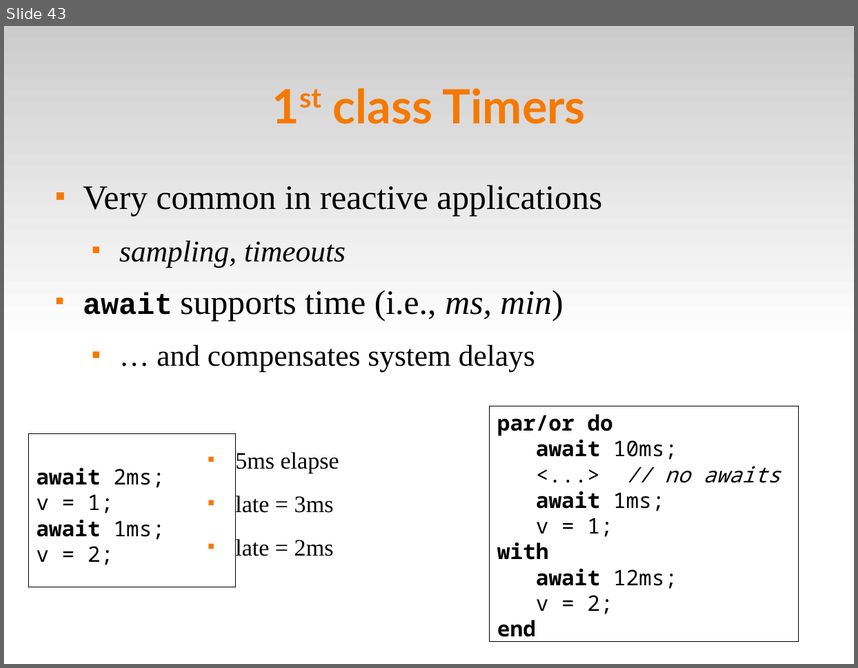
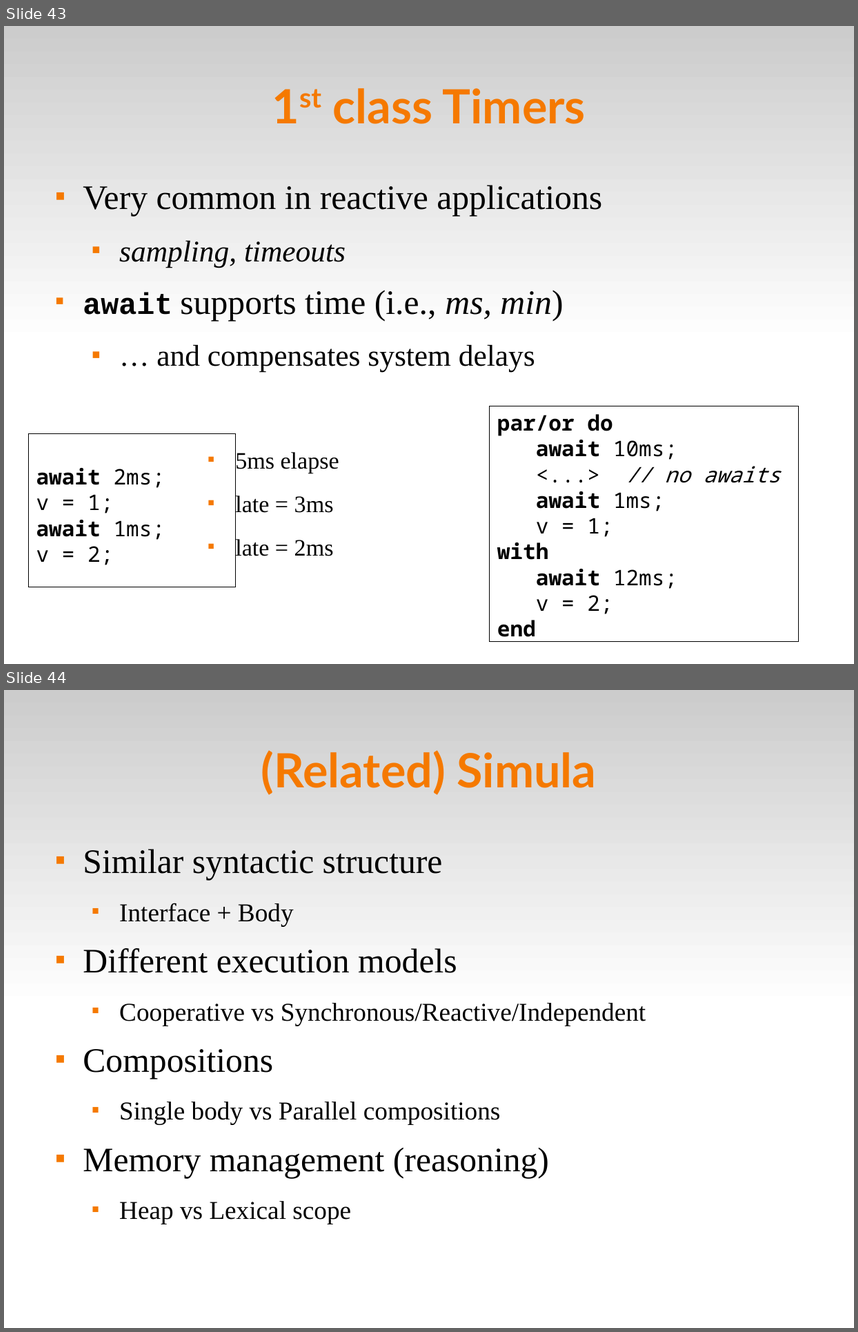
Before and after one commit to fsantanna-no/ceu-docs, a slide deck: ceu_stl.odp. Shown one above the other, each under a label of ours: slide 43 before the commit, slides 43 and 44 after it. The pictures are 858x668 and 858x1332 pixels, drawn with LibreOffice and Linux fonts; fonts in the diff are those of the drawing. Boxes give left, top, right and bottom in pixels: in the first picture for what was removed or moved away, otherwise in the second. Text is boxed around its words. In the diff, an @@ line names an element or a change of style, - is before the commit and + after.

```diff
--- a/ceu_stl.odp
+++ b/ceu_stl.odp
@@ slide 44 added at bbox=[4, 690, 854, 1328], background #FFFFFF; not listed: 1 template element that a slide beside it also shows @@
@@ title added at bbox=[261, 750, 597, 795], 44 pt, text #F57900, bold @@
+(Related) Simula
@@ text added at bbox=[83, 849, 646, 1224], 24 pt, text #000000 @@
+■ Similar syntactic structure
+  ■ Interface + Body
+■ Different execution models
+  ■ Cooperative vs Synchronous/Reactive/Independent
+■ Compositions
+  ■ Single body vs Parallel compositions
+■ Memory management (reasoning)
+  ■ Heap vs Lexical scope
```
Also in this commit, not shown: 9 slides changed, 1 other slide added, 1 slide removed, 3 other files.
